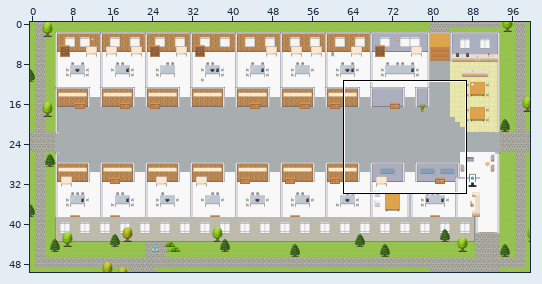
Tiled map (JSON), stored at maps/CS-Global-Data-Assets-Analytics-Platform.tmj. The first picture is a wide view before the edit; the outline marks the close-up.
Close-up. Before the commit:
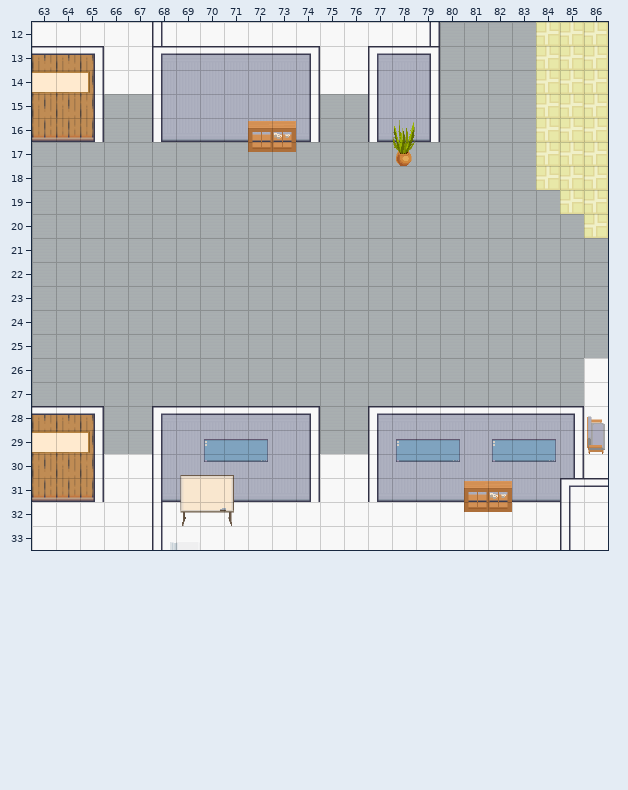
Cells are 32x32 px. Shown: x 63..86, y 12..33. The commit also changed other parts of the map, which this record leaves out.
New version:
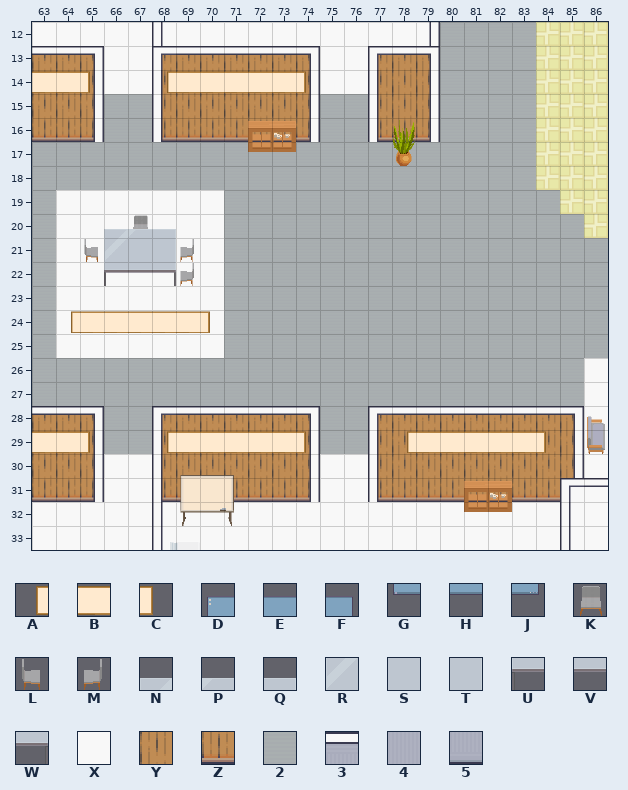
Key: from "Decoration": A 49, B 50, C 51; from "Misc": D 40, E 41, F 42, G 50, H 51, J 52; from "Seats": K 117, L 119, M 120; from "Tables": N 5, P 6, Q 7, R 15, S 16, T 17, U 25, V 26, W 27; from "room2": X 66, Y 192, Z 205, 2 216, 3 290, 4 294, 5 307.
_ is an empty cell.
Change:
Layer "floors":
Tile 2 gives way to one hidden under a higher layer in row 21 at x 66 to 68.
Tile 2 gives way to tile X in rows 19 to 20 at x 64 to 70; in row 21 at x 64 to 65 and 69 to 70; in rows 22 to 25 at x 64 to 70.
Layer "back wall":
Tile 3 gives way to tile Y in row 13 at x 68 to 74 and 77 to 79; in row 28 at x 68 to 74 and 77 to 85.
Tile 4 gives way to tile Y in rows 14 to 15 at x 68 to 74 and 77 to 79; in rows 29 to 30 at x 68 to 74 and 77 to 85.
Tile 5 gives way to tile Z in row 16 at x 68 to 74 and 77 to 79; in row 31 at x 68 to 69, 71 to 74 and 77 to 84.
Layer "furniture":
The edit adds tile N in row 20 at x 66.
The edit adds tile P in row 20 at x 67.
The edit adds tile Q in row 20 at x 68.
The edit adds tile U in row 22 at x 66.
The edit adds tile V in row 22 at x 67.
The edit adds tile W in row 22 at x 68.
Layer "seats":
The edit adds tile K in row 20 at x 67.
The edit adds tile L in row 21 at x 65.
The edit adds tile M in rows 21 to 22 at x 69.
Layer "decor":
The edit adds tile A in row 24 at x 64.
The edit adds tile B in row 24 at x 65 to 69.
The edit adds tile C in row 24 at x 70.
The edit adds tile N in row 20 at x 66.
The edit adds tile P in row 20 at x 67.
The edit adds tile Q in row 20 at x 68.
The edit adds tile R in row 21 at x 66.
The edit adds tile S in row 21 at x 67.
The edit adds tile T in row 21 at x 68.
The edit adds tile U in row 22 at x 66.
The edit adds tile V in row 22 at x 67.
The edit adds tile W in row 22 at x 68.
Layer "tech":
Tile D gives way to tile A in row 29 at x 78.
The edit adds tile A in row 14 at x 68; in row 29 at x 68.
Tile D gives way to tile B in row 29 at x 70 and 82.
Tile E gives way to tile B in row 29 at x 71, 79 and 83.
Tile F gives way to tile B in row 29 at x 72 and 80.
The edit adds tile B in row 14 at x 69 to 73; in row 29 at x 69, 73 and 81.
Tile F gives way to tile C in row 29 at x 84.
The edit adds tile C in row 14 at x 74; in row 29 at x 74.
Tile G is removed in row 30 at x 70, 78 and 82.
Tile H is removed in row 30 at x 71, 79 and 83.
Tile J is removed in row 30 at x 72, 80 and 84.
